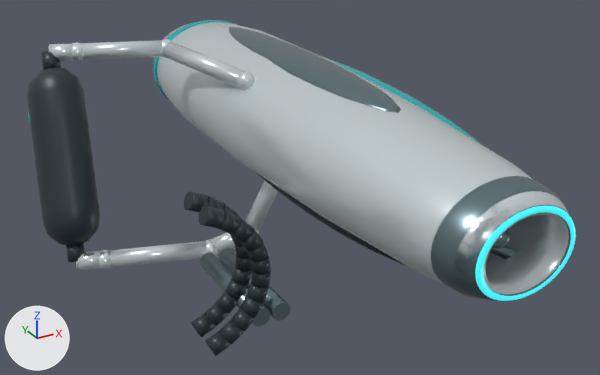
Renders of the Blender file tools/hand_thruster.blend from each side of a commit.
Both versions are drawn from a camera (50 mm lens) standing at (-0.106, -0.504, 0.194) and looking at (0.116, -0.101, -0.007). Lighting does not change. The marker at lower left points along +X, +Y and +Z. The older version comes first.

The first picture shows 'Brushedtitanium', 'Ceramictitanium', 'Graphiteelastomer', 'Inlaidturquoise', 'Statuslight' and 1 more.
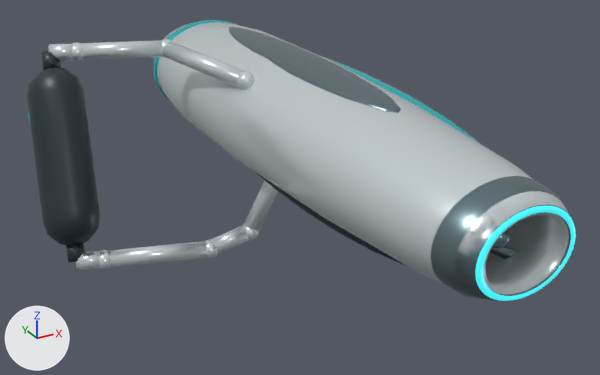
The edits, one by one:
me_dark_intake_lining is used by ob_graphiteelastomer; parent ob_housing; location (0.0, 0.0, 0.0).
me_dark_intake_lining had 2448 vertices, 2182 faces and spanned x -0.02..0.185, y -0.222..0.105, z -0.062..0.062.
me_dark_intake_lining now has 1968 vertices, 1894 faces and spans x -0.02..0.185, y -0.222..0.105, z -0.062..0.062.
me_dark_intake_lining part 1: 24 loose pieces with 480 vertices, spanning x 0.015..0.049, y -0.196..-0.17, z -0.039..0.039, are deleted.
me_exhaust_collar is used by ob_brushedtitanium; parent ob_housing; location (0.0, 0.0, 0.0).
me_exhaust_collar had 1198 vertices, 1032 faces and spanned x 0.038..0.176, y -0.271..0.108, z -0.029..0.063.
me_exhaust_collar now has 1150 vertices, 1004 faces and spans x 0.096..0.176, y -0.271..0.108, z -0.009..0.063.
me_exhaust_collar part 2: the loose piece of 24 vertices spanning x 0.038..0.048, y -0.195..-0.13, z -0.029..-0.019 is deleted.
me_exhaust_collar part 3: the loose piece of 24 vertices spanning x 0.049..0.059, y -0.195..-0.13, z -0.029..-0.019 is deleted.

Changed parts and their boxes (x1, y1, x2, y2) in the pictures (600 x 375 px):
'Graphiteelastomer', reshaped (29% shorter): before (27, 51, 406, 356); after (27, 51, 406, 266)
'Brushedtitanium', reshaped (8% shorter): before (154, 26, 576, 326); after (154, 26, 576, 301)
part 1 of me_dark_intake_lining, deleted: before (184, 191, 271, 356)
part 2 of me_exhaust_collar, deleted: before (200, 252, 271, 326)
part 3 of me_exhaust_collar, deleted: before (219, 248, 291, 320)
